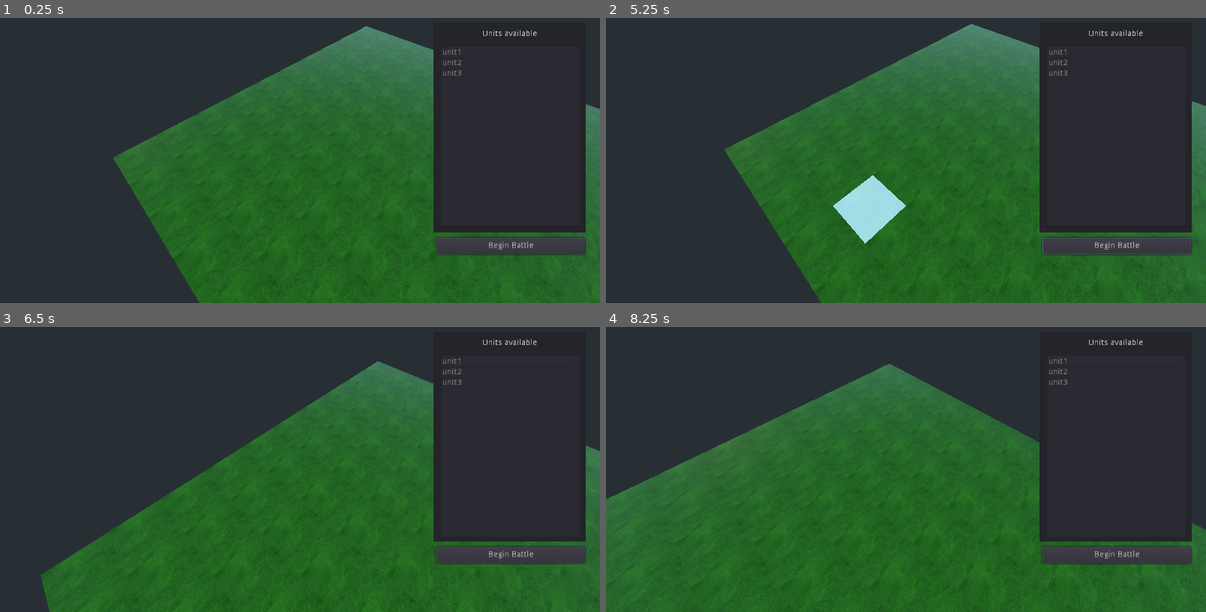
Above: before the commit, frames 1-4 (two rows, left to right).
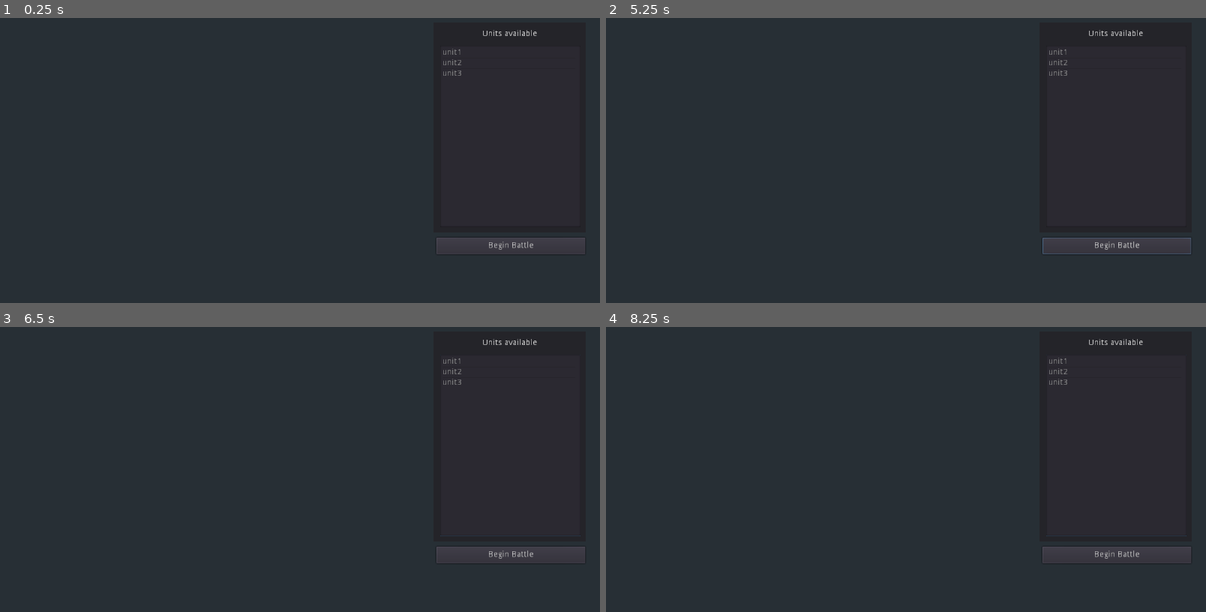
Above: after the commit, the same moments.

Repository: godisntheradio/GuardiaoMotores
Game: Godot game, scene res://Objects/Main.tscn
The game is run twice, just before and just after one commit, with the same random seed, the same clock (stepped at 60 frames per second) and the same inputs.
Inputs (mouse positions are in pixels of both pictures, inside the frame that each line leads up to):
- Up to frame 1 (0.25 s): no input
- Up to frame 2 (5.25 s): click "Begin Battle" at 0.5 s; click "Begin Battle" at 1.25 s; click "Begin Battle" at 2 s; tap Enter at 2.75 s; move the mouse to (1038, 109) at 2.77 s; click (1038, 109) at 2.85 s; right-click (1038, 109) at 3.05 s; move the mouse to (786, 146) at 3.52 s; right-click (786, 146) at 3.6 s; click (786, 146) at 3.8 s; move the mouse to (966, 49) at 4.27 s; click (966, 49) at 4.35 s; right-click (966, 49) at 4.55 s; tap Space at 5 s; move the mouse to (876, 197) at 5.02 s; tap S (move_camera_back) at 5.1 s
- Up to frame 3 (6.5 s): click (270, 506) at 5.3 s; move the mouse to (480, 489) at 5.77 s; hold W (move_camera_front) from 5.78 s (still down); click (480, 489) at 5.92 s; right-click (480, 489) at 6.05 s
- Up to frame 4 (8.25 s): move the mouse to (726, 384) at 6.52 s; release W (move_camera_front) at 6.53 s; tap A (move_camera_left) at 6.6 s; click (726, 384) at 6.8 s; tap Enter at 7.25 s; move the mouse to (936, 435) at 7.27 s; hold D (move_camera_right) 7.28-8.03 s; click (936, 435) at 7.42 s; right-click (936, 435) at 7.55 s; move the mouse to (816, 349) at 8.02 s; right-click (816, 349) at 8.1 s

The runs differ from the first frame. In frame 1, 44% of the frame differs, in the area x 18-100%, y 2-100%; in frame 2, 44%; in frame 3, 42%; in frame 4, 54%, in the area x 0-100%, y 12-100%.

Commit message:
validade de ação

Diff:
--- /dev/null
+++ b/Project/Level1.tscn
@@ -0,0 +1,176 @@
+[gd_scene load_steps=3 format=2]
+
+[ext_resource path="res://Script/Map.gd" type="Script" id=1]
+[ext_resource path="res://Objects/Tile.tscn" type="PackedScene" id=2]
+
+[node name="Level1" type="Spatial"]
+script = ExtResource( 1 )
+mapTiles = [ null, null, null, null, null, null, null, null, null, null, null, null, null, null, null, null, null, null, null, null, null, null, null, null, null, null, null, null, null, null, null, null, null, null, null, null, null, null, null, null, null, null, null, null, null, null, null, null, null, null, null, null, null, null, null, null, null, null, null, null, null, null, null, null ]
+procedural = true
+
+[node name="Tile" parent="." instance=ExtResource( 2 )]
+
+[node name="Tile9" parent="." instance=ExtResource( 2 )]
+transform = Transform( 1, 0, 0, 0, 1, 0, 0, 0, 1, 0, 0, 2 )
+
+[node name="Tile17" parent="." instance=ExtResource( 2 )]
+transform = Transform( 1, 0, 0, 0, 1, 0, 0, 0, 1, 0, 0, 4 )
+
+[node name="Tile22" parent="." instance=ExtResource( 2 )]
+transform = Transform( 1, 0, 0, 0, 1, 0, 0, 0, 1, 0, 0, 6 )
+
+[node name="Tile29" parent="." instance=ExtResource( 2 )]
+transform = Transform( 1, 0, 0, 0, 1, 0, 0, 0, 1, 0, 0, 8 )
+
+[node name="Tile42" parent="." instance=ExtResource( 2 )]
+transform = Transform( 1, 0, 0, 0, 1, 0, 0, 0, 1, 0, 0, 10 )
+
+[node name="Tile46" parent="." instance=ExtResource( 2 )]
+transform = Transform( 1, 0, 0, 0, 1, 0, 0, 0, 1, 0, 0, 12 )
+
+[node name="Tile53" parent="." instance=ExtResource( 2 )]
+transform = Transform( 1, 0, 0, 0, 1, 0, 0, 0, 1, 0, 0, 14 )
+
+[node name="Tile2" parent="." instance=ExtResource( 2 )]
+transform = Transform( 1, 0, 0, 0, 1, 0, 0, 0, 1, 2, 0, 0 )
+
+[node name="Tile8" parent="." instance=ExtResource( 2 )]
+transform = Transform( 1, 0, 0, 0, 1, 0, 0, 0, 1, 2, 0, 2 )
+
+[node name="Tile19" parent="." instance=ExtResource( 2 )]
+transform = Transform( 1, 0, 0, 0, 1, 0, 0, 0, 1, 2, 0, 4 )
+
+[node name="Tile28" parent="." instance=ExtResource( 2 )]
+transform = Transform( 1, 0, 0, 0, 1, 0, 0, 0, 1, 2, 0, 6 )
+
+[node name="Tile31" parent="." instance=ExtResource( 2 )]
+transform = Transform( 1, 0, 0, 0, 1, 0, 0, 0, 1, 2, 0, 8 )
+
+[node name="Tile38" parent="." instance=ExtResource( 2 )]
+transform = Transform( 1, 0, 0, 0, 1, 0, 0, 0, 1, 2, 0, 10 )
+
+[node name="Tile43" parent="." instance=ExtResource( 2 )]
+transform = Transform( 1, 0, 0, 0, 1, 0, 0, 0, 1, 2, 0, 12 )
+
+[node name="Tile50" parent="." instance=ExtResource( 2 )]
+transform = Transform( 1, 0, 0, 0, 1, 0, 0, 0, 1, 2, 0, 14 )
+
+[node name="Tile3" parent="." instance=ExtResource( 2 )]
+transform = Transform( 1, 0, 0, 0, 1, 0, 0, 0, 1, 4, 0, 0 )
+
+[node name="Tile10" parent="." instance=ExtResource( 2 )]
+transform = Transform( 1, 0, 0, 0, 1, 0, 0, 0, 1, 4, 0, 2 )
+
+[node name="Tile20" parent="." instance=ExtResource( 2 )]
+transform = Transform( 1, 0, 0, 0, 1, 0, 0, 0, 1, 4, 0, 4 )
+
+[node name="Tile27" parent="." instance=ExtResource( 2 )]
+transform = Transform( 1, 0, 0, 0, 1, 0, 0, 0, 1, 4, 0, 6 )
+
+[node name="Tile33" parent="." instance=ExtResource( 2 )]
+transform = Transform( 1, 0, 0, 0, 1, 0, 0, 0, 1, 4, 0, 8 )
+
+[node name="Tile40" parent="." instance=ExtResource( 2 )]
+transform = Transform( 1, 0, 0, 0, 1, 0, 0, 0, 1, 4, 0, 10 )
+
+[node name="Tile45" parent="." instance=ExtResource( 2 )]
+transform = Transform( 1, 0, 0, 0, 1, 0, 0, 0, 1, 4, 0, 12 )
+
+[node name="Tile55" parent="." instance=ExtResource( 2 )]
+transform = Transform( 1, 0, 0, 0, 1, 0, 0, 0, 1, 4, 0, 14 )
+
+[node name="Tile4" parent="." instance=ExtResource( 2 )]
+transform = Transform( 1, 0, 0, 0, 1, 0, 0, 0, 1, 6, 0, 0 )
+
+[node name="Tile12" parent="." instance=ExtResource( 2 )]
+transform = Transform( 1, 0, 0, 0, 1, 0, 0, 0, 1, 6, 0, 2 )
+
+[node name="Tile16" parent="." instance=ExtResource( 2 )]
+transform = Transform( 1, 0, 0, 0, 1, 0, 0, 0, 1, 6, 0, 4 )
+
+[node name="Tile26" parent="." instance=ExtResource( 2 )]
+transform = Transform( 1, 0, 0, 0, 1, 0, 0, 0, 1, 6, 0, 6 )
+
+[node name="Tile34" parent="." instance=ExtResource( 2 )]
+transform = Transform( 1, 0, 0, 0, 1, 0, 0, 0, 1, 6, 0, 8 )
+
+[node name="Tile37" parent="." instance=ExtResource( 2 )]
+transform = Transform( 1, 0, 0, 0, 1, 0, 0, 0, 1, 6, 0, 10 )
+
+[node name="Tile49" parent="." instance=ExtResource( 2 )]
+transform = Transform( 1, 0, 0, 0, 1, 0, 0, 0, 1, 6, 0, 12 )
+
+[node name="Tile52" parent="." instance=ExtResource( 2 )]
+transform = Transform( 1, 0, 0, 0, 1, 0, 0, 0, 1, 6, 0, 14 )
+
+[node name="Tile5" parent="." instance=ExtResource( 2 )]
+transform = Transform( 1, 0, 0, 0, 1, 0, 0, 0, 1, 8, 0, 0 )
+
+[node name="Tile11" parent="." instance=ExtResource( 2 )]
+transform = Transform( 1, 0, 0, 0, 1, 0, 0, 0, 1, 8, 0, 2 )
+
+[node name="Tile15" parent="." instance=ExtResource( 2 )]
+transform = Transform( 1, 0, 0, 0, 1, 0, 0, 0, 1, 8, 0, 4 )
+
+[node name="Tile24" parent="." instance=ExtResource( 2 )]
+transform = Transform( 1, 0, 0, 0, 1, 0, 0, 0, 1, 8, 0, 6 )
+
+[node name="Tile35" parent="." instance=ExtResource( 2 )]
+transform = Transform( 1, 0, 0, 0, 1, 0, 0, 0, 1, 8, 0, 8 )
+
+[node name="Tile41" parent="." instance=ExtResource( 2 )]
+transform = Transform( 1, 0, 0, 0, 1, 0, 0, 0, 1, 8, 0, 10 )
+
+[node name="Tile47" parent="." instance=ExtResource( 2 )]
+transform = Transform( 1, 0, 0, 0, 1, 0, 0, 0, 1, 8, 0, 12 )
+
+[node name="Tile51" parent="." instance=ExtResource( 2 )]
+transform = Transform( 1, 0, 0, 0, 1, 0, 0, 0, 1, 8, 0, 14 )
+
+[node name="Tile6" parent="." instance=ExtResource( 2 )]
+transform = Transform( 1, 0, 0, 0, 1, 0, 0, 0, 1, 10, 0, 0 )
+
+[node name="Tile14" parent="." instance=ExtResource( 2 )]
+transform = Transform( 1, 0, 0, 0, 1, 0, 0, 0, 1, 10, 0, 2 )
+
+[node name="Tile21" parent="." instance=ExtResource( 2 )]
+transform = Transform( 1, 0, 0, 0, 1, 0, 0, 0, 1, 10, 0, 4 )
+
+[node name="Tile23" parent="." instance=ExtResource( 2 )]
+transform = Transform( 1, 0, 0, 0, 1, 0, 0, 0, 1, 10, 0, 6 )
+
+[node name="Tile30" parent="." instance=ExtResource( 2 )]
+transform = Transform( 1, 0, 0, 0, 1, 0, 0, 0, 1, 10, 0, 8 )
+
+[node name="Tile36" parent="." instance=ExtResource( 2 )]
+transform = Transform( 1, 0, 0, 0, 1, 0, 0, 0, 1, 10, 0, 10 )
+
+[node name="Tile48" parent="." instance=ExtResource( 2 )]
+transform = Transform( 1, 0, 0, 0, 1, 0, 0, 0, 1, 10, 0, 12 )
+
+[node name="Tile54" parent="." instance=ExtResource( 2 )]
+transform = Transform( 1, 0, 0, 0, 1, 0, 0, 0, 1, 10, 0, 14 )
+
+[node name="Tile7" parent="." instance=ExtResource( 2 )]
+transform = Transform( 1, 0, 0, 0, 1, 0, 0, 0, 1, 12, 0, 0 )
+
+[node name="Tile13" parent="." instance=ExtResource( 2 )]
+transform = Transform( 1, 0, 0, 0, 1, 0, 0, 0, 1, 12, 0, 2 )
+
+[node name="Tile18" parent="." instance=ExtResource( 2 )]
+transform = Transform( 1, 0, 0, 0, 1, 0, 0, 0, 1, 12, 0, 4 )
+
+[node name="Tile25" parent="." instance=ExtResource( 2 )]
+transform = Transform( 1, 0, 0, 0, 1, 0, 0, 0, 1, 12, 0, 6 )
+
+[node name="Tile32" parent="." instance=ExtResource( 2 )]
+transform = Transform( 1, 0, 0, 0, 1, 0, 0, 0, 1, 12, 0, 8 )
+
+[node name="Tile39" parent="." instance=ExtResource( 2 )]
+transform = Transform( 1, 0, 0, 0, 1, 0, 0, 0, 1, 12, 0, 10 )
+
+[node name="Tile44" parent="." instance=ExtResource( 2 )]
+transform = Transform( 1, 0, 0, 0, 1, 0, 0, 0, 1, 12, 0, 12 )
+
+[node name="Tile56" parent="." instance=ExtResource( 2 )]
+transform = Transform( 1, 0, 0, 0, 1, 0, 0, 0, 1, 12, 0, 14 )
--- a/Project/Materials/Tile.tres
+++ b/Project/Materials/Tile.tres
@@ -8,14 +8,14 @@
 resource_local_to_scene = true
 shader = ExtResource( 1 )
 shader_param/albedo = Color( 1, 1, 1, 1 )
-shader_param/specular = 0.03
-shader_param/metallic = -0.01
-shader_param/roughness = 0.32
+shader_param/specular = 0.73
+shader_param/metallic = -0.73
+shader_param/roughness = 1.0
 shader_param/point_size = 0.0
 shader_param/metallic_texture_channel = null
 shader_param/roughness_texture_channel = null
 shader_param/normal_scale = 0.1
-shader_param/uv1_scale = Vector3( 1, 1, 1 )
+shader_param/uv1_scale = Vector3( 10, 10, 10 )
 shader_param/uv1_offset = null
 shader_param/uv2_scale = null
 shader_param/uv2_offset = null
--- a/Project/Objects/Tile.tscn
+++ b/Project/Objects/Tile.tscn
@@ -12,6 +12,7 @@
 hover_color = Color( 1, 1, 1, 1 )
 selected_color = Color( 0.898039, 0.972549, 0.0156863, 1 )
 within_reach_color = Color( 0.054902, 0.0666667, 0.886275, 1 )
+can_attack_color = Color( 1, 0, 0, 1 )
 
 [node name="MeshInstance" type="MeshInstance" parent="."]
 mesh = SubResource( 1 )
--- a/Project/Script/BattleManager.gd
+++ b/Project/Script/BattleManager.gd
@@ -36,5 +36,8 @@
 func get_available_movement(tile : Tile):
 	var mov = astarManager.get_available_movement(map.world_to_map(tile.translation), tile.occupying_unit.stats.movement)
 	return mov.duplicate()
+func get_available_attack(tile : Tile):
+	var mov = astarManager.get_available_movement(map.world_to_map(tile.translation), 1)
+	return mov.duplicate()
 func get_path_from_to(from : Tile, to : Tile):
 	return astarManager.get_path(map.world_to_map(from.translation),map.world_to_map(to.translation))
--- a/Project/Script/DeployUnitsWindow.gd
+++ b/Project/Script/DeployUnitsWindow.gd
@@ -34,13 +34,13 @@
 				to_be_positioned.global_transform.origin = tile.global_transform.origin + Vector3(0,2.0,0)
 		else:
 			to_be_positioned.global_transform.origin = input.dir.normalized() * 2
-
-	if(Input.is_action_just_released("left_click")): # clique esquerdo posiciona uma unidade selecionada na lista no campo
+func _input(event):
+	if event is InputEventMouseButton && !event.pressed && event.button_index == BUTTON_LEFT: # clique esquerdo posiciona uma unidade selecionada na lista no campo
 		if(input.result.size() > 0 && to_be_positioned != null):#checa se o raycast colidiu com algo e se há uma unidade selecionada para posicionar
 			var tile = input.result.collider.get_parent()
 			if(tile is Tile):
 				position_unit(to_be_positioned, tile)
-	if(Input.is_action_just_released("right_click")): # clique direito tira uma unidade do campo e retorna para a lista caso deseje reposicionar
+	if event is InputEventMouseButton && !event.pressed && event.button_index == BUTTON_RIGHT: # clique direito tira uma unidade do campo e retorna para a lista caso deseje reposicionar
 		if(input.result.size() > 0 && to_be_positioned == null): #checa se o raycast colidiu com algo e se nao tem nada selecionado para posicionar
 			var tile = input.result.collider.get_parent()
 			if(tile is Tile && !tile.is_tile_empty()): #chega se a colisao foi com um tile e se tile possui uma unidade para tirar do campo
--- a/Project/Script/Human.gd
+++ b/Project/Script/Human.gd
@@ -28,17 +28,21 @@
 				if(player_input.result.size() > 0):
 					var tile = player_input.result.collider.get_parent()
 					if(tile is Tile):
-						if(is_attacking && !tile.is_tile_empty()):
-							selected_tile.occupying_unit.attack(tile)
-							after_move()
-						elif(is_moving && tile.is_tile_empty()):
-							var path = battle_manager.get_path_from_to(selected_tile, tile)
-							var world_path : PoolVector3Array
-							for point in path:
-								world_path.append(battle_manager.map.get_tile(Vector2(point.x,point.y)).global_transform.origin)
-							selected_tile.occupying_unit.move(tile, world_path)
-							selected_tile.remove_unit()
-							after_move()
+						if(is_attacking):
+							if(is_attack_valid(tile)):
+								selected_tile.occupying_unit.attack(tile)
+								after_move()
+							else:
+								print("cant attack tile" + tile.name)
+						elif(is_moving):
+							if(is_move_valid(tile)):
+								var path = battle_manager.get_path_from_to(selected_tile, tile)
+								var world_path : PoolVector3Array
+								for point in path:
+									world_path.append(battle_manager.map.get_tile(Vector2(point.x,point.y)).global_transform.origin)
+								selected_tile.occupying_unit.move(tile, world_path)
+								selected_tile.remove_unit()
+								after_move()
 			else: # selecionar unidade para selecionar ação
 				if(player_input.result.size() > 0):
 					var tile = player_input.result.collider.get_parent()
@@ -63,25 +67,43 @@
 	command_window.visible = true
 func on_deselected():
 	selecting_target = false
+	is_attacking = false
+	is_moving = false
 	selected_tile.deselect()
 	selected_tile = null
-	for point in within_reach:
-		var tile : Tile = battle_manager.map.get_tile(Vector2(point.x, point.y))
+	for tile in within_reach:
 		tile.stop_highlight()
 	within_reach = []
 	command_window.visible = false
 func on_attack():
+	var within_reach_points = battle_manager.get_available_attack(selected_tile)
+	for point in within_reach_points:
+		var tile : Tile = battle_manager.map.get_tile(Vector2(point.x, point.y))
+		tile.highlight_attackable()
+		within_reach.append(tile)
 	selecting_target = true
 	is_attacking = true
 func on_move():
-	within_reach = battle_manager.get_available_movement(selected_tile)
-	for point in within_reach:
+	var within_reach_points = battle_manager.get_available_movement(selected_tile)
+	for point in within_reach_points:
 		var tile : Tile = battle_manager.map.get_tile(Vector2(point.x, point.y))
-		tile.highlight()
+		tile.highlight_movable()
+		within_reach.append(tile)
 	selecting_target = true
 	is_moving = true
 func after_move():
-	selecting_target = false
-	is_attacking = false
-	is_moving = false
 	on_deselected()
+func is_attack_valid(tile) -> bool:
+	if(tile.is_tile_empty()):
+		return false
+	if(within_reach.has(tile)):
+		return true
+	else:
+		return false
+func is_move_valid(tile) -> bool:
+	if(!tile.is_tile_empty()):
+		return false
+	if(within_reach.has(tile)):
+		return true
+	else:
+		return false
--- a/Project/Script/Map.gd
+++ b/Project/Script/Map.gd
@@ -4,21 +4,26 @@
 # var a = 2
 # var b = "text"
 var TileClass = preload("res://Objects/Tile.tscn")
-var mapTiles : Array = []
+export var mapTiles : Array = []
 export var width : int
 export var height : int
+export var procedural : bool
 # Called when the node enters the scene tree for the first time.
 func _ready():
-	for y in range(height):
-		for x in range(width):
-			var instance = TileClass.instance()
-			var mesh = instance.get_node("MeshInstance").mesh
-			add_child(instance)
-			instance.translate(Vector3(translation.x + mesh.size.x * x, 0 , translation.z + mesh.size.z * y ))
-			mapTiles.append(instance)
-			instance.name = instance.name + str(x) + str(y)
-	pass # Replace with function body.
-
+	if (procedural):
+		for y in range(height):
+			for x in range(width):
+				var instance = TileClass.instance()
+				var mesh = instance.get_node("MeshInstance").mesh
+				add_child(instance)
+				instance.translate(Vector3(translation.x + mesh.size.x * x, 0 , translation.z + mesh.size.z * y ))
+				mapTiles.append(instance)
+				instance.name = instance.name + str(x) + str(y)
+	else:# get tiles from pre
+		var l = sqrt(get_child_count())
+		for y in range(l):
+			for x in range(l):
+				pass
 
 func world_to_map(p : Vector3):
 	p -= translation
--- a/Project/Script/Tile.gd
+++ b/Project/Script/Tile.gd
@@ -16,7 +16,7 @@
 export var hover_color : Color
 export var selected_color : Color
 export var within_reach_color : Color
-
+export var can_attack_color : Color
 func _ready():
 	hover = false
 	selected = false
@@ -74,9 +74,12 @@
 	stop_blinking()
 	selected = false
 
-func highlight():
+func highlight_movable():
 	highlighted = true
 	material_ref.set_shader_param("tint_color",within_reach_color)
+func highlight_attackable():
+	highlighted = true
+	material_ref.set_shader_param("tint_color",can_attack_color)
 func stop_highlight():
 	highlighted = false
 	material_ref.set_shader_param("tint_color",Color(0,0,0,1))
